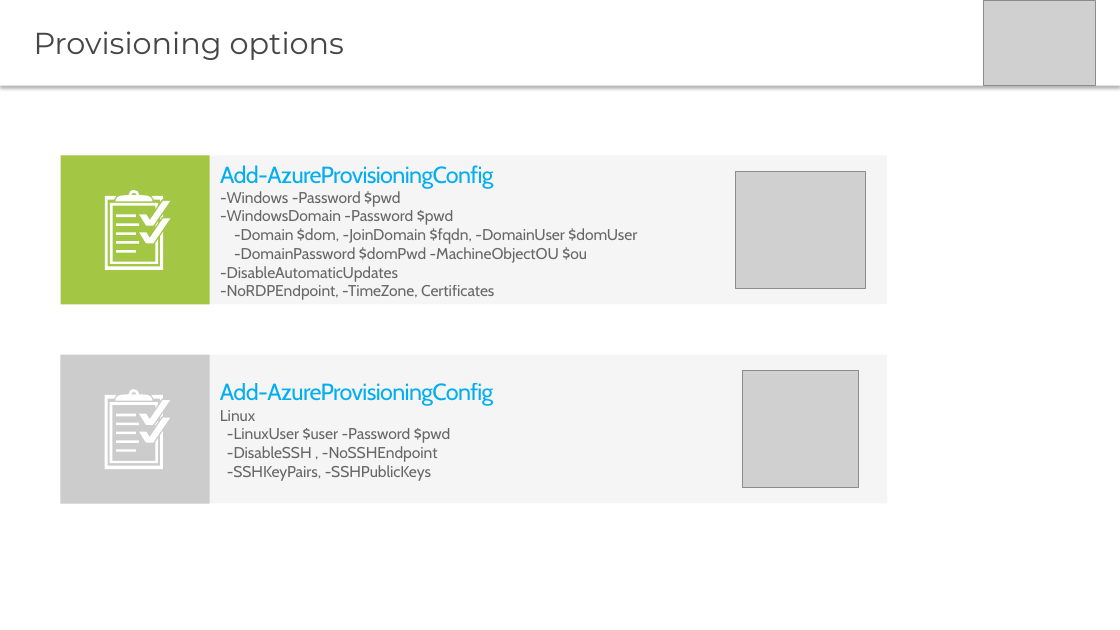
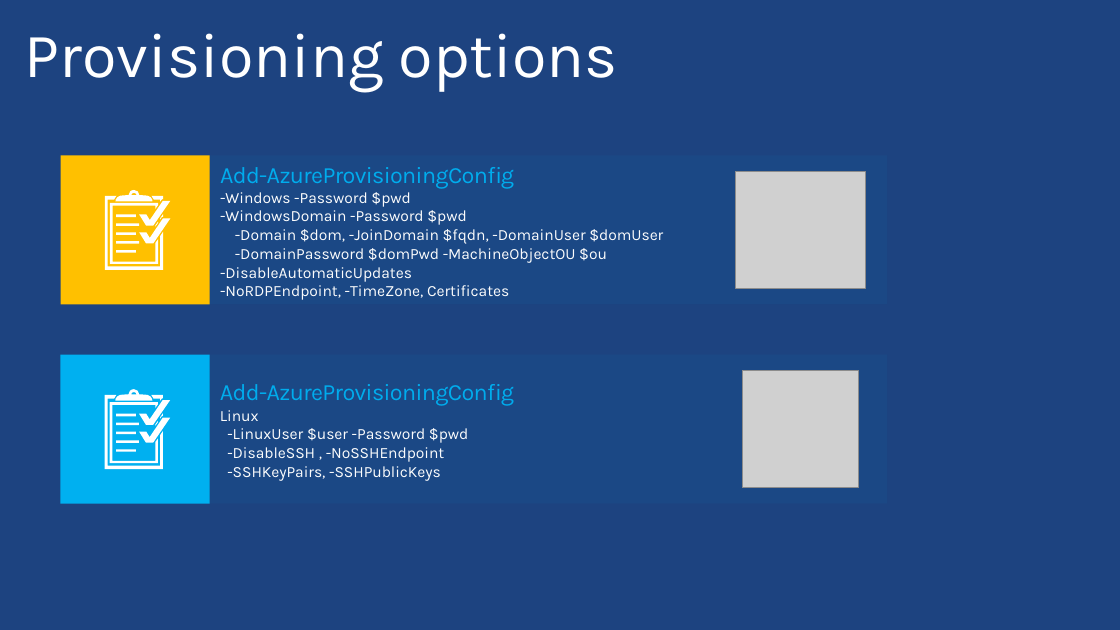
Before and after one commit to PyroJoke/AzureBootcamp2015Kharkiv, a slide deck: slide 16 of Virtual Machines Automated Deployment/Global Azure Bootcamp - Automating Azure VMs with Powershell.pptx (slide 12 before the commit). Drawn at 1120x630 pixels with LibreOffice and Linux fonts; fonts in the diff are those of the drawing; grey boxes stand for pictures; background and template pictures are left out. Boxes give left, top, right and bottom in pixels: in the first picture for what was removed or moved away, otherwise in the second. Text is boxed around its words. In the diff, an @@ line names an element or a change of style, - is before the commit and + after.

```diff
--- a/Virtual Machines Automated Deployment/Global Azure Bootcamp - Automating Azure VMs with Powershell.pptx
+++ b/Virtual Machines Automated Deployment/Global Azure Bootcamp - Automating Azure VMs with Powershell.pptx
@@ background #FFFFFF to picture (left out) @@
@@ title "Provisioning options": place and size @@
-title "Provisioning options" at [0, 0, 1120, 86]
+title "Provisioning options" at [25, 33, 618, 93]
@@ title "Provisioning options" at [25, 33, 618, 93]: size 26 to 54 pt, font Montserrat to Karla, text colour #464547 to #FFFFFF; line spacing 1 to 0.9; less space between paragraphs; vertical alignment middle to bottom; fill #FFFFFF to none; shadow off @@
@@ picture removed at [984, 0, 1096, 86] @@
@@ rectangle at [60, 155, 210, 305]: fill #A3C644 to #FFC000 @@
@@ text "Add-AzureProvisioningConfig": place and size @@
-text "Add-AzureProvisioningConfig" at [210, 155, 888, 304]
+text "Add-AzureProvisioningConfig" at [220, 167, 663, 300]
@@ text "Add-AzureProvisioningConfig" at [220, 167, 663, 300]: font Cabin to Karla; text colour #666666 to #FFFFFF in "-Windows -Password $pwd", "-WindowsDomain -Password $pwd", "-Domain $dom, -JoinDomain $fqdn, -DomainUser $domUser", "-DomainPassword $domPwd -MachineObjectOU $ou" and 2 more places; fill #464547 at 5% opacity to none @@
@@ rectangle at [60, 355, 210, 504]: fill #CCCCCC to #00B0F0 @@
@@ text "Add-AzureProvisioningConfig": place and size @@
-text "Add-AzureProvisioningConfig" at [209, 355, 887, 503]
+text "Add-AzureProvisioningConfig" at [220, 384, 514, 481]
@@ text "Add-AzureProvisioningConfig" at [220, 384, 514, 481]: font Cabin to Karla; text colour #666666 to #FFFFFF in "Linux", "-LinuxUser $user -Password $pwd", "-DisableSSH , -NoSSHEndpoint", "-SSHKeyPairs, -SSHPublicKeys"; fill #464547 at 5% opacity to none @@
```
Also in this commit, not shown: 21 other slides changed, 12 slides added, 4 slides removed, 4 other files.
